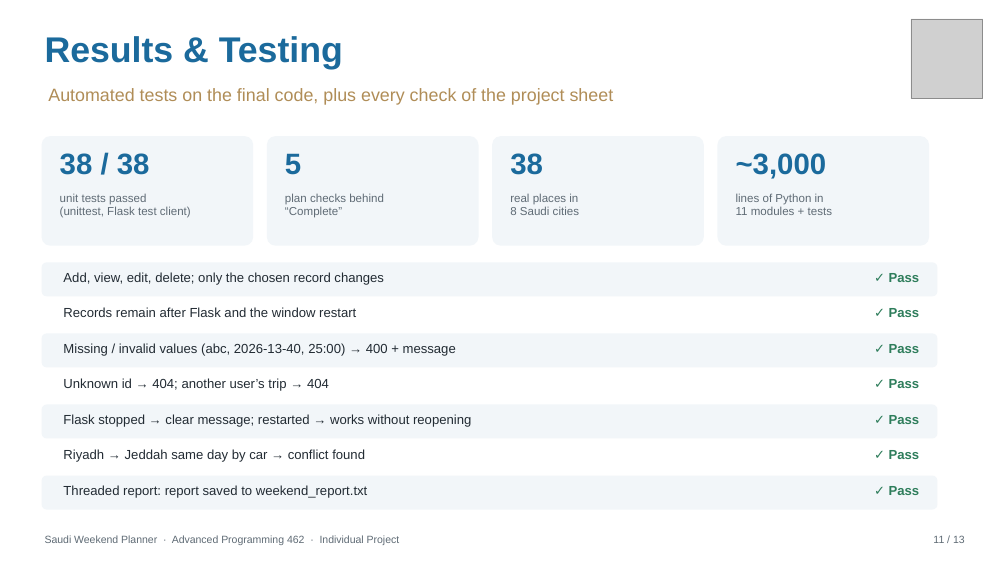
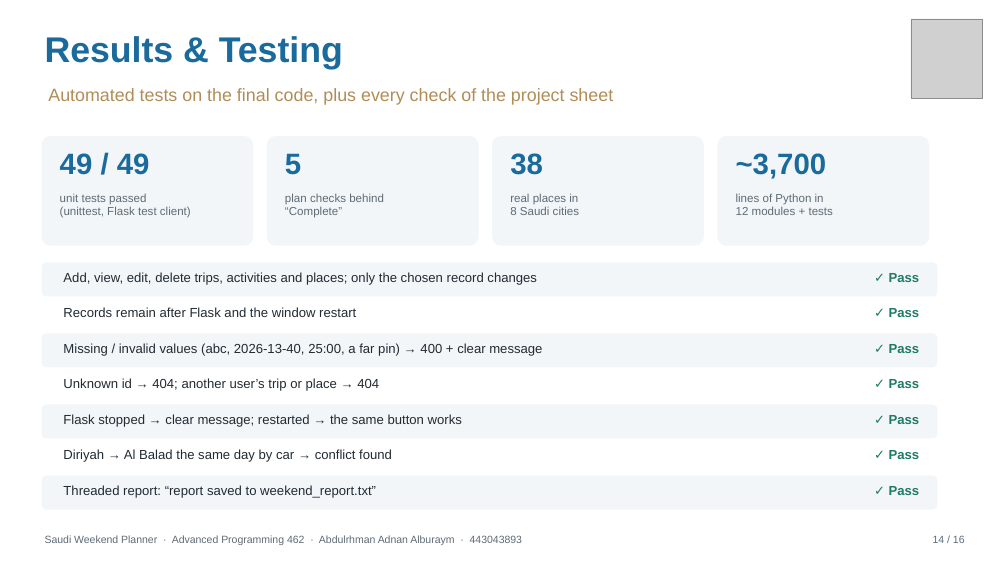
Before and after one commit to abdulrhmanalbream/saudi-weekend-plans, a slide deck: slide 14 of docs/Saudi_Weekend_Planner_Presentation.pptx (slide 11 before the commit). Drawn at 1008x567 pixels with LibreOffice and Linux fonts; fonts in the diff are those of the drawing; grey boxes stand for pictures. Boxes give left, top, right and bottom in pixels: in the first picture for what was removed or moved away, otherwise in the second. Text is boxed around its words. In the diff, an @@ line names an element or a change of style, - is before the commit and + after.

Commit message:
Update README, presentation, report and screenshots for the final version

```diff
--- a/docs/Saudi_Weekend_Planner_Presentation.pptx
+++ b/docs/Saudi_Weekend_Planner_Presentation.pptx
@@ text at [60,153,150,175]: text changed @@
-38 / 38
+49 / 49
@@ text at [736,153,827,179]: text changed @@
-~3,000
+~3,700
@@ text at [736,193,833,215]: text changed @@
-lines of Python in
-11 modules + tests
+lines of Python in
+12 modules + tests
@@ text at [63,272,537,285]: text changed @@
-Add, view, edit, delete; only the chosen record changes
+Add, view, edit, delete trips, activities and places; only the chosen record changes
@@ text at [63,343,542,356]: text changed @@
-Missing / invalid values (abc, 2026-13-40, 25:00) → 400 + message
+Missing / invalid values (abc, 2026-13-40, 25:00, a far pin) → 400 + clear message
@@ text at [63,378,379,391]: text changed @@
-Unknown id → 404; another user’s trip → 404
+Unknown id → 404; another user’s trip or place → 404
@@ text at [63,414,462,427]: text changed @@
-Flask stopped → clear message; restarted → works without reopening
+Flask stopped → clear message; restarted → the same button works
@@ text at [63,449,392,462]: text changed @@
-Riyadh → Jeddah same day by car → conflict found
+Diriyah → Al Balad the same day by car → conflict found
@@ text at [63,485,376,498]: text changed @@
-Threaded report: report saved to weekend_report.txt
+Threaded report: “report saved to weekend_report.txt”
@@ text colour #2E7D5B to #1F7A66 in 7 elements at [889,273,920,282], [889,308,920,317], [889,344,920,353], [889,379,920,388], [889,415,920,424], [889,450,920,459], [889,486,920,495] @@
@@ text at [45,535,522,545]: text changed @@
-Saudi Weekend Planner · Advanced Programming 462 · Individual Project
+Saudi Weekend Planner · Advanced Programming 462 · Abdulrhman Adnan Alburaym · 443043893
@@ text at [933,535,965,543]: text changed @@
-11 / 13
+14 / 16
```
Also in this commit, not shown: 9 other slides changed, 6 slides added, 3 slides removed, 17 other files.
